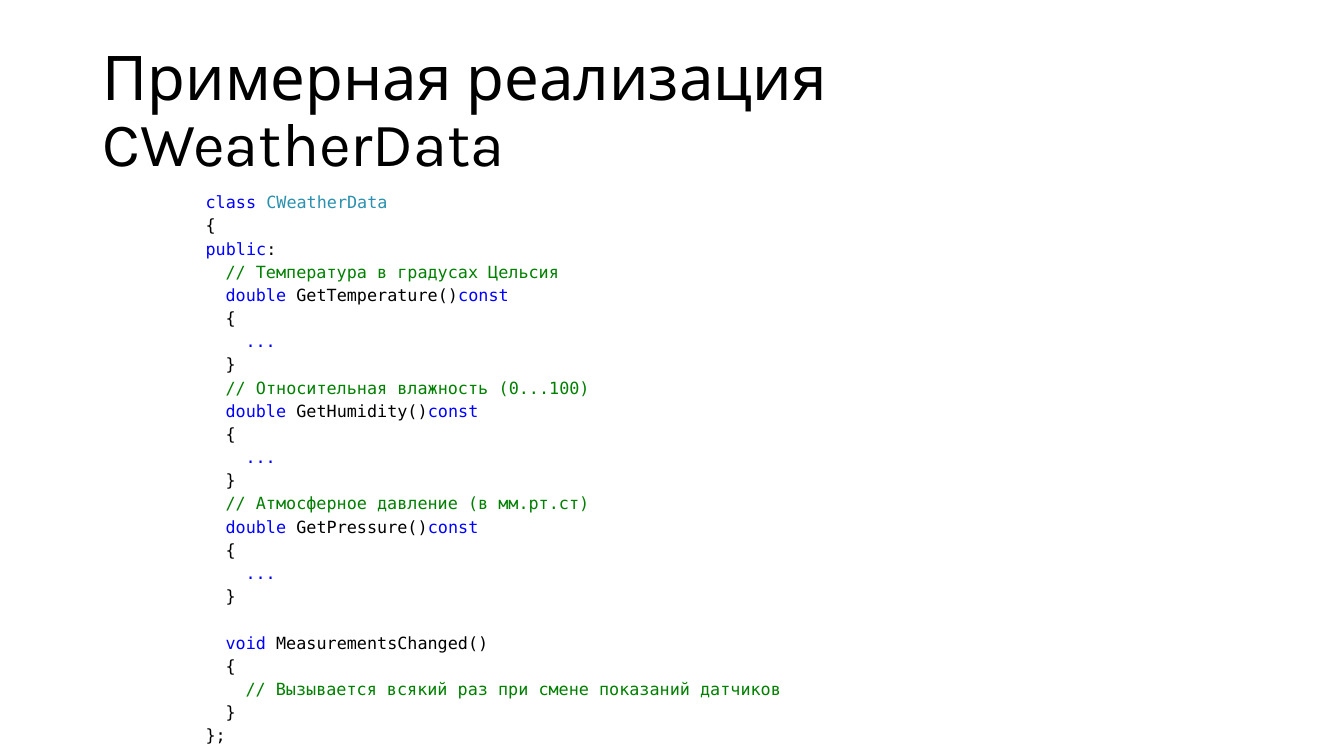
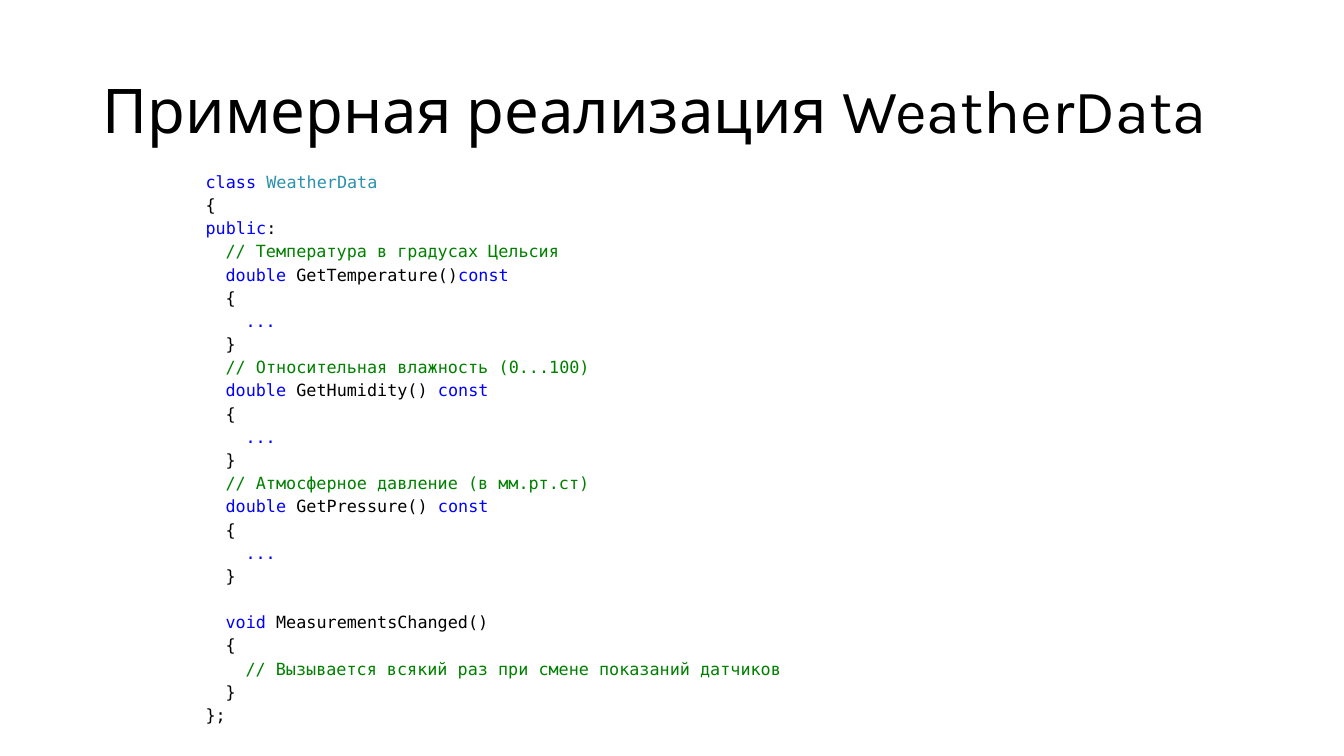
Before and after one commit to alexey-malov/ood, a slide deck: slide 8 of lectures/02.observer/observer.pptx. Drawn at 1344x756 pixels with LibreOffice and Linux fonts; fonts in the diff are those of the drawing. Boxes give left, top, right and bottom in pixels: in the first picture for what was removed or moved away, otherwise in the second. Text is boxed around its words. In the diff, an @@ line names an element or a change of style, - is before the commit and + after.

```diff
--- a/lectures/02.observer/observer.pptx
+++ b/lectures/02.observer/observer.pptx
@@ title at box(102, 89, 1206, 148): text changed @@
-Примерная реализация CWeatherData
+Примерная реализация WeatherData
@@ text "class WeatherData": place and size @@
-text "class WeatherData" at box(206, 195, 781, 699)
+text "class WeatherData" at box(206, 175, 781, 679)
@@ text at box(206, 175, 377, 189): text changed @@
-class CWeatherData
+class WeatherData
@@ text at box(226, 383, 488, 400): spaces changed @@
-double GetHumidity()const
+double GetHumidity() const
@@ text at box(226, 499, 488, 515): spaces changed @@
-double GetPressure()const
+double GetPressure() const
```
Also in this commit, not shown: 17 other slides changed, 2 slides added, 2 slides removed, 2 other files.
